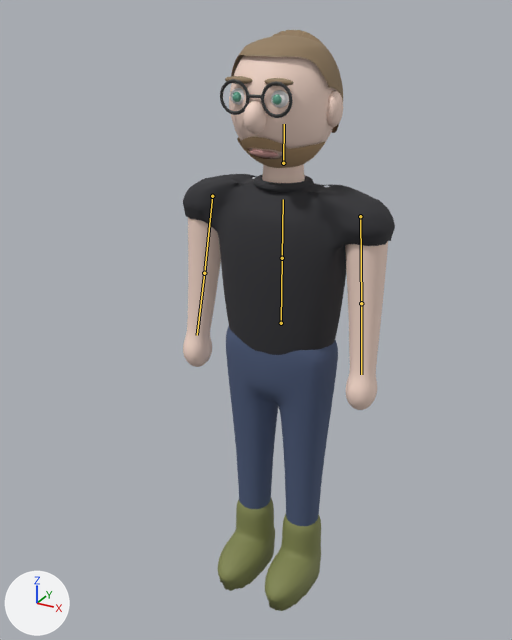
What one commit did to the glTF model assets/chars/julian.glb.
Before and after are seen from a 50 mm camera at (1.023, -2.042, 2.092) aimed at (-0.048, -0.096, 1.119). Every picture has the same lights, and +X, +Y and +Z are marked at lower left. The first picture is the older version. The bones that change are drawn over the model as lines.

The first picture shows 'Hals', 'Haut_Koerper', 'Hose', 'Kopf_Gruppe', 'Kragen', 'Schuh_L', 'Schuh_R', 'Shirt'.
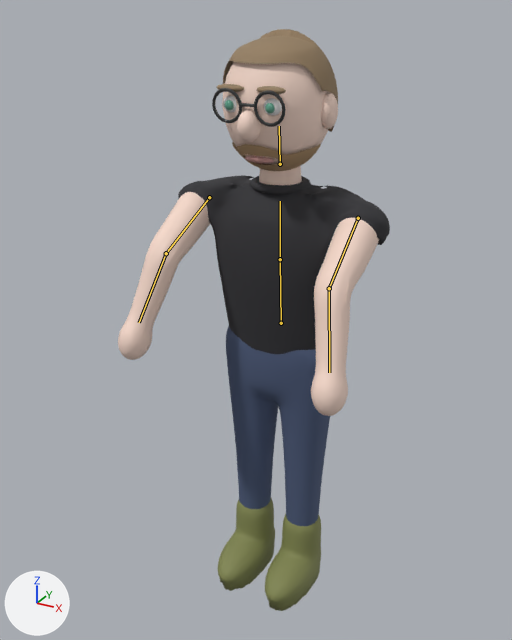
The newer file adds an action. The first version stands in its rest pose; the second is drawn at frame 16 of the action 'FishReel'.

The edits, one by one:
Bone 'Spine' (bone_spine) turns from (0, 0, 0) to (3, 0, 0) degrees about its own x, y and z.
Bone 'Chest' (bone_chest) turns from (0, 0, 0) to (-2, 0, 0) degrees about its own x, y and z.
Bone 'Head' (bone_head) turns from (0, 0, 0) to (4, 0, 0) degrees about its own x, y and z.
Bone 'UpperArm.L' (bone_upperarm_l) turns from (0, 0, 0) to (-55, 0, -8) degrees about its own x, y and z.
Bone 'LowerArm.L' (bone_lowerarm_l) turns from (0, 0, 0) to (40, 0, 0) degrees about its own x, y and z.
Bone 'UpperArm.R' (bone_upperarm_r) turns from (0, 0, 0) to (-59, 0, 10) degrees about its own x, y and z.
Bone 'LowerArm.R' (bone_lowerarm_r) turns from (0, 0, 0) to (41, 0, 0) degrees about its own x, y and z.

Location of each change, [x1, y1, x2, y2] in pixels of the pictures (512 x 640 px):
'Shirt', posed: before [183, 174, 395, 355]; after [178, 175, 390, 354]
'Haut_Koerper', posed (27% wider, 16% taller): before [183, 217, 388, 410]; after [118, 192, 379, 416]
'Kopf_Gruppe', posed: before [220, 30, 343, 168]; after [212, 29, 338, 171]
'Hals', posed: before [262, 164, 305, 183]; after [259, 166, 302, 185]
'Kragen', posed: before [253, 174, 314, 192]; after [250, 176, 311, 194]
bone 'Spine', root to tip: before (281, 323) to (282, 258); after (281, 323) to (280, 259)
bone 'Chest', root to tip: before (282, 258) to (283, 199); after (280, 259) to (280, 201)
bone 'Head', root to tip: before (283, 163) to (284, 124); after (280, 164) to (279, 126)
bone 'UpperArm.L', root to tip: before (360, 216) to (361, 303); after (358, 218) to (329, 288)
bone 'LowerArm.L', root to tip: before (361, 303) to (361, 374); after (329, 288) to (329, 372)
bone 'UpperArm.R', root to tip: before (212, 196) to (204, 273); after (209, 197) to (166, 253)
bone 'LowerArm.R', root to tip: before (204, 273) to (197, 335); after (166, 253) to (139, 322)
